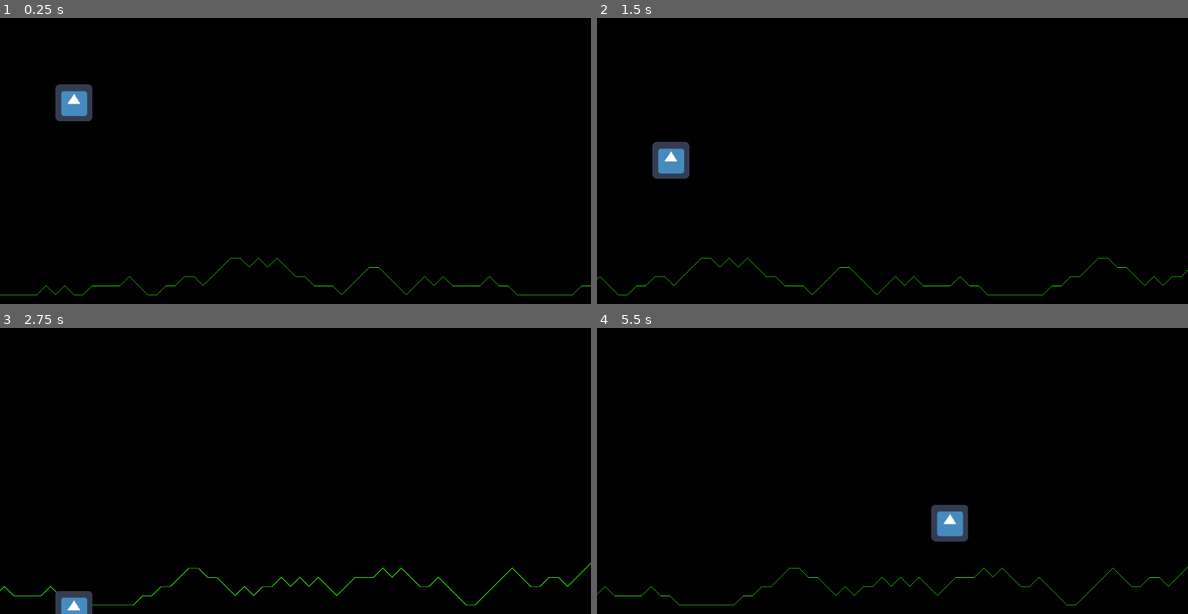
Above: before the commit, frames 1-4 (two rows, left to right).
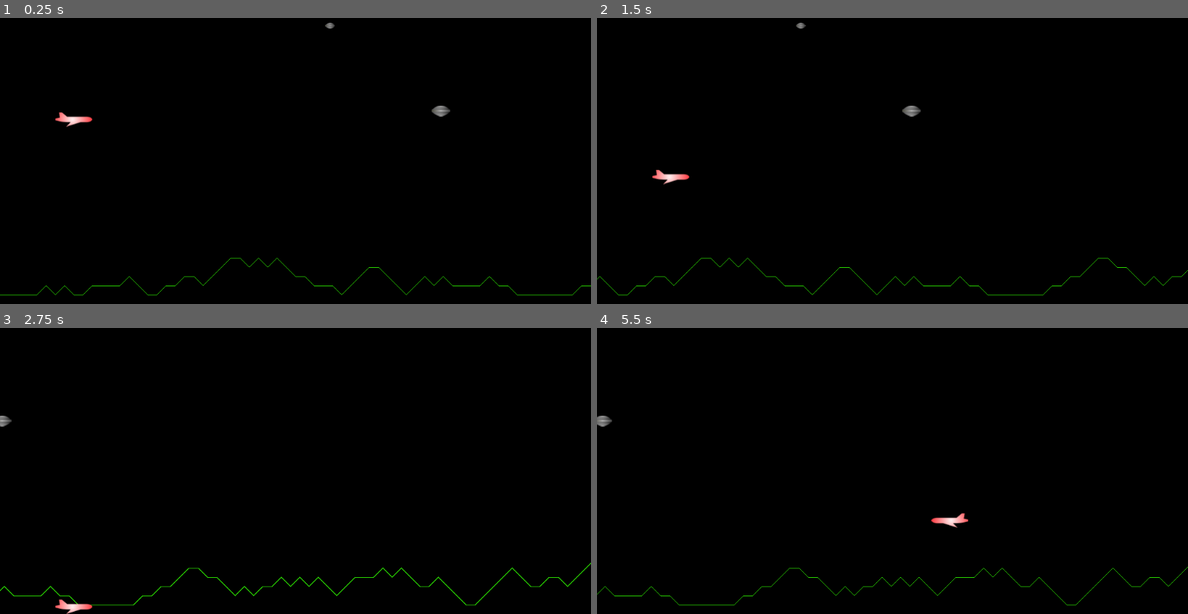
Above: after the commit, the same moments.

Repository: andrew-wilkes/godotia
Game: Godot game, scene res://Main.tscn
The game is run twice, just before and just after one commit, with the same random seed, the same clock (stepped at 60 frames per second) and the same inputs. The engine's default icon, where the game draws it, is replaced by a stand-in: a white triangle on a blue panel in a dark square.
Inputs:
- Up to frame 1 (0.25 s): no input
- Up to frame 2 (1.5 s): tap Enter at 0.5 s; hold Right (ui_right) 0.53-1.28 s; hold Down (ui_down) from 1.28 s (still down)
- Up to frame 3 (2.75 s): release Down (ui_down) at 2.03 s; hold Right (ui_right) from 2.03 s (still down)
- Up to frame 4 (5.5 s): release Right (ui_right) at 2.78 s; hold Up (ui_up) 2.78-3.53 s; hold Left (ui_left) 3.53-5.03 s; hold Down (ui_down) from 5.03 s (still down)

The runs differ from the first frame. In frame 1, 1.0% of the frame differs, in the area x 9-77%, y 1-39%; in frame 2, 1.0%; in frame 3, 0.6%; in frame 4, 0.9%.

Commit message:
Add textures, animate plane turn

Diff:
--- a/Main.gd
+++ b/Main.gd
@@ -10,6 +10,7 @@
 var background
 var terrain
 var player
+var anim : AnimationPlayer
 var scroll_position = 0
 var speed = 0
 var player_direction = RIGHT
@@ -20,6 +21,7 @@
 	terrain.get_parent().motion_mirroring.x = terrain.last_point.x
 	player = $Player
 	player.position.x = PLAYER_MARGIN
+	anim = $AnimationPlayer
 
 
 func _process(delta):
@@ -49,9 +51,11 @@
 	if player_direction == RIGHT and speed > 0:
 		player_direction = LEFT
 		print("Player turned to left")
+		anim.play("PlayerTurn")
 	if player_direction == LEFT and speed < 0:
 		player_direction = RIGHT
 		print("Player turned to right")
+		anim.play_backwards("PlayerTurn")
 
 
 func move_player_sideways(delta):
--- a/Main.tscn
+++ b/Main.tscn
@@ -1,8 +1,26 @@
-[gd_scene load_steps=4 format=2]
+[gd_scene load_steps=7 format=2]
 
 [ext_resource path="res://Main.gd" type="Script" id=1]
 [ext_resource path="res://Terrain.tscn" type="PackedScene" id=2]
-[ext_resource path="res://icon.png" type="Texture" id=3]
+[ext_resource path="res://textures/plane.png" type="Texture" id=3]
+[ext_resource path="res://textures/ufo-16.png" type="Texture" id=4]
+[ext_resource path="res://textures/ufo-32.png" type="Texture" id=5]
+
+[sub_resource type="Animation" id=1]
+resource_name = "PlayerTurn"
+length = 0.2
+tracks/0/type = "value"
+tracks/0/path = NodePath("Player:scale")
+tracks/0/interp = 1
+tracks/0/loop_wrap = true
+tracks/0/imported = false
+tracks/0/enabled = true
+tracks/0/keys = {
+"times": PoolRealArray( 0, 0.2 ),
+"transitions": PoolRealArray( 1, 1 ),
+"update": 0,
+"values": [ Vector2( 1, 1 ), Vector2( -1, 1 ) ]
+}
 
 [node name="Main" type="Node2D"]
 script = ExtResource( 1 )
@@ -13,6 +31,17 @@
 
 [node name="Terrain" parent="ParallaxBackground/ParallaxLayer" instance=ExtResource( 2 )]
 
+[node name="ufo-16" type="Sprite" parent="ParallaxBackground/ParallaxLayer"]
+position = Vector2( 572, 116 )
+texture = ExtResource( 4 )
+
+[node name="ufo-32" type="Sprite" parent="ParallaxBackground/ParallaxLayer"]
+position = Vector2( 764, 264 )
+texture = ExtResource( 5 )
+
 [node name="Player" type="Sprite" parent="."]
-position = Vector2( 475, 250 )
+position = Vector2( 432, 279 )
 texture = ExtResource( 3 )
+
+[node name="AnimationPlayer" type="AnimationPlayer" parent="."]
+anims/PlayerTurn = SubResource( 1 )
Binary file added: textures/plane.png
Not shown, added: textures/plane.png.import
Binary file added: textures/ufo-16.png
Not shown, added: textures/ufo-16.png.import
Binary file added: textures/ufo-32.png
Not shown, added: textures/ufo-32.png.import
